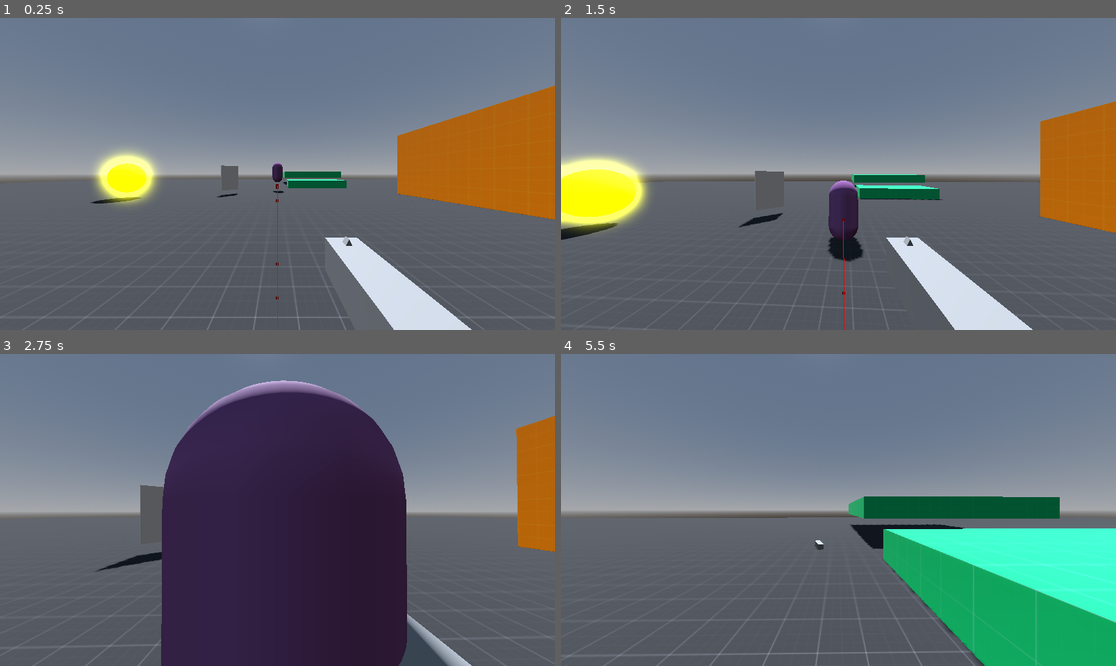
Above: before the commit, frames 1-4 (two rows, left to right).
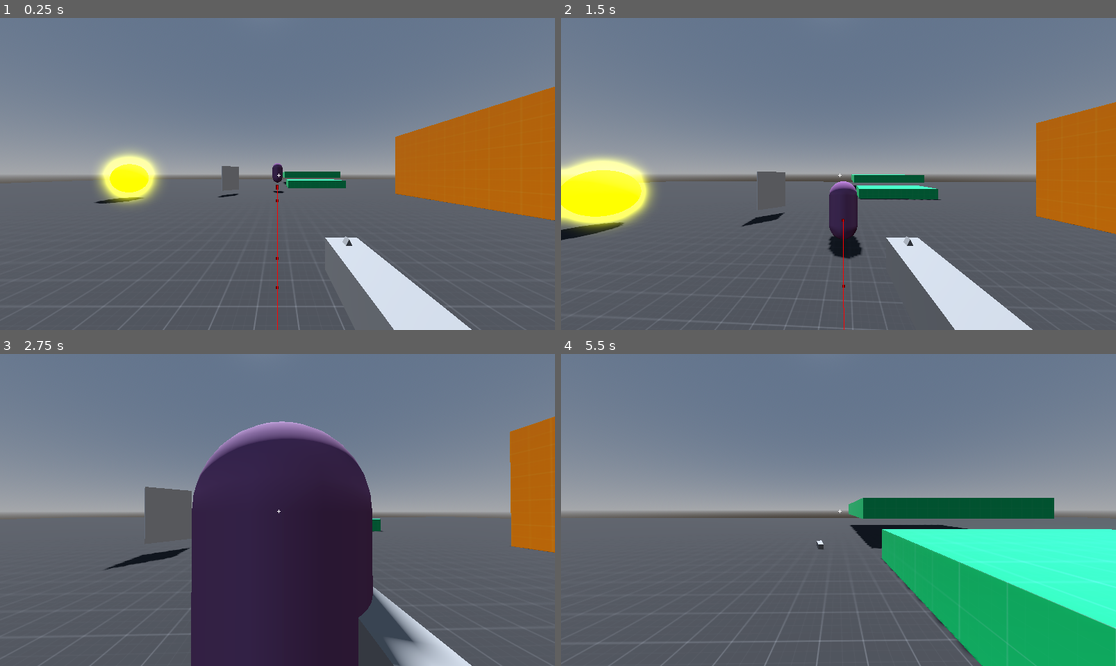
Above: after the commit, the same moments.

Repository: sam0622/fps
Game: Godot game, scene res://src/scenes/levels/testing_ground.tscn
The game is run twice, just before and just after one commit, with the same random seed, the same clock (stepped at 60 frames per second) and the same inputs.
Inputs (mouse positions are in pixels of both pictures, inside the frame that each line leads up to):
- Up to frame 1 (0.25 s): no input
- Up to frame 2 (1.5 s): move the mouse to (866, 174) at 0.52 s; press the mouse at (866, 174) at 0.53 s; hold W (moveUp) from 0.53 s (still down); tap Space (Jump) at 0.77 s; move the mouse to (810, 174) at 1.27 s; release the mouse at (810, 174) at 1.28 s; click (810, 174) at 1.35 s
- Up to frame 3 (2.75 s): keep holding W (moveUp); tap Space (Jump) at 1.52 s; move the mouse to (288, 503) at 2.02 s; press the mouse at (288, 503) at 2.03 s
- Up to frame 4 (5.5 s): keep holding W (moveUp); tap Enter at 2.75 s; move the mouse to (832, 516) at 2.77 s; release the mouse at (832, 516) at 2.78 s; click (832, 516) at 2.85 s; tap Space (Jump) at 3.02, 3.77, 4.52 s; move the mouse to (877, 513) at 3.52 s; press the mouse at (877, 513) at 3.53 s; move the mouse to (794, 506) at 4.27 s; release the mouse at (794, 506) at 4.28 s; click (794, 506) at 4.35 s; move the mouse to (844, 510) at 5.02 s; press the mouse at (844, 510) at 5.03 s

The runs differ from the first frame. In frame 1, 0.9% of the frame differs, in the area x 0-100%, y 21-100%; in frame 2, 1.6%; in frame 3, 16%, in the area x 2-100%, y 8-100%; in frame 4, 1.9%.

Commit message:
added crosshair

Diff:
--- a/project.godot
+++ b/project.godot
@@ -87,4 +87,5 @@
 
 [rendering]
 
+textures/canvas_textures/default_texture_filter=0
 anti_aliasing/canvas_textures/default_texture_repeat=1
--- a/src/scenes/player.tscn
+++ b/src/scenes/player.tscn
@@ -1,6 +1,7 @@
-[gd_scene load_steps=5 format=3 uid="uid://7gv6q50fuutj"]
+[gd_scene load_steps=6 format=3 uid="uid://7gv6q50fuutj"]
 
 [ext_resource type="Script" uid="uid://cyxkphoxfxfkl" path="res://src/scripts/player.gd" id="1_1w47b"]
+[ext_resource type="PackedScene" uid="uid://bdayk27ip4v0q" path="res://src/scripts/ui/hud.tscn" id="2_v4rts"]
 
 [sub_resource type="CapsuleShape3D" id="CapsuleShape3D_emkox"]
 
@@ -18,14 +19,13 @@
 shape = SubResource("CapsuleShape3D_emkox")
 
 [node name="Model" type="MeshInstance3D" parent="."]
-visible = false
 cast_shadow = 0
 mesh = SubResource("CapsuleMesh_6b3ky")
 
 [node name="Head" type="Node3D" parent="."]
 
 [node name="Camera3d" type="Camera3D" parent="Head"]
-transform = Transform3D(1, 0, 0, 0, 1, 0, 0, 0, 1, 0, 0.468479, -0.186251)
+transform = Transform3D(1, 0, 0, 0, 1, 0, 0, 0, 1, 0, 0.5, 0)
 fov = 90.0
 
 [node name="GunMarker" type="Marker3D" parent="Head/Camera3d"]
@@ -34,9 +34,12 @@
 
 [node name="RayCast3D" type="RayCast3D" parent="Head/Camera3d"]
 unique_name_in_owner = true
+transform = Transform3D(0.05, 0, 0, 0, 0.05, 0, 0, 0, 0.05, 0, 0, 0)
 target_position = Vector3(0, 0, -1000)
 collision_mask = 15
 
 [node name="ThrowMarker" type="Marker3D" parent="Head/Camera3d"]
 unique_name_in_owner = true
 transform = Transform3D(1, 0, 0, 0, 1, 0, 0, 0, 1, 0, -0.465439, -0.369398)
+
+[node name="Hud" parent="Head/Camera3d" instance=ExtResource("2_v4rts")]
--- /dev/null
+++ b/src/scripts/ui/hud.tscn
@@ -0,0 +1,25 @@
+[gd_scene load_steps=2 format=3 uid="uid://bdayk27ip4v0q"]
+
+[ext_resource type="Texture2D" uid="uid://irvc7k2gp4e7" path="res://assets/sprites/ui/crosshair.png" id="1_yaeld"]
+
+[node name="Hud" type="Control"]
+layout_mode = 3
+anchors_preset = 15
+anchor_right = 1.0
+anchor_bottom = 1.0
+grow_horizontal = 2
+grow_vertical = 2
+
+[node name="Crosshair" type="TextureRect" parent="."]
+layout_mode = 1
+anchors_preset = 8
+anchor_left = 0.5
+anchor_top = 0.5
+anchor_right = 0.5
+anchor_bottom = 0.5
+offset_right = 40.0
+offset_bottom = 40.0
+grow_horizontal = 2
+grow_vertical = 2
+scale = Vector2(0.15, 0.15)
+texture = ExtResource("1_yaeld")
Binary file added: assets/sprites/ui/crosshair.png
Not shown, added: assets/sprites/ui/crosshair.png.import
Not shown, added: assets/sprites/.DS_Store
